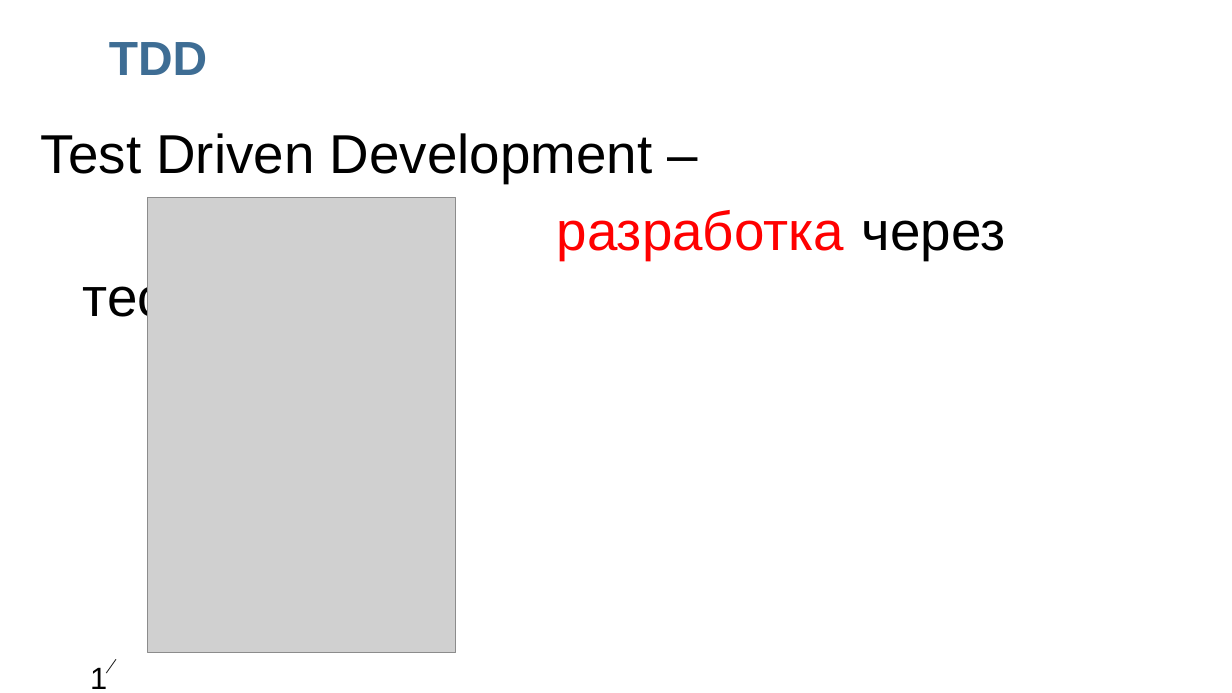
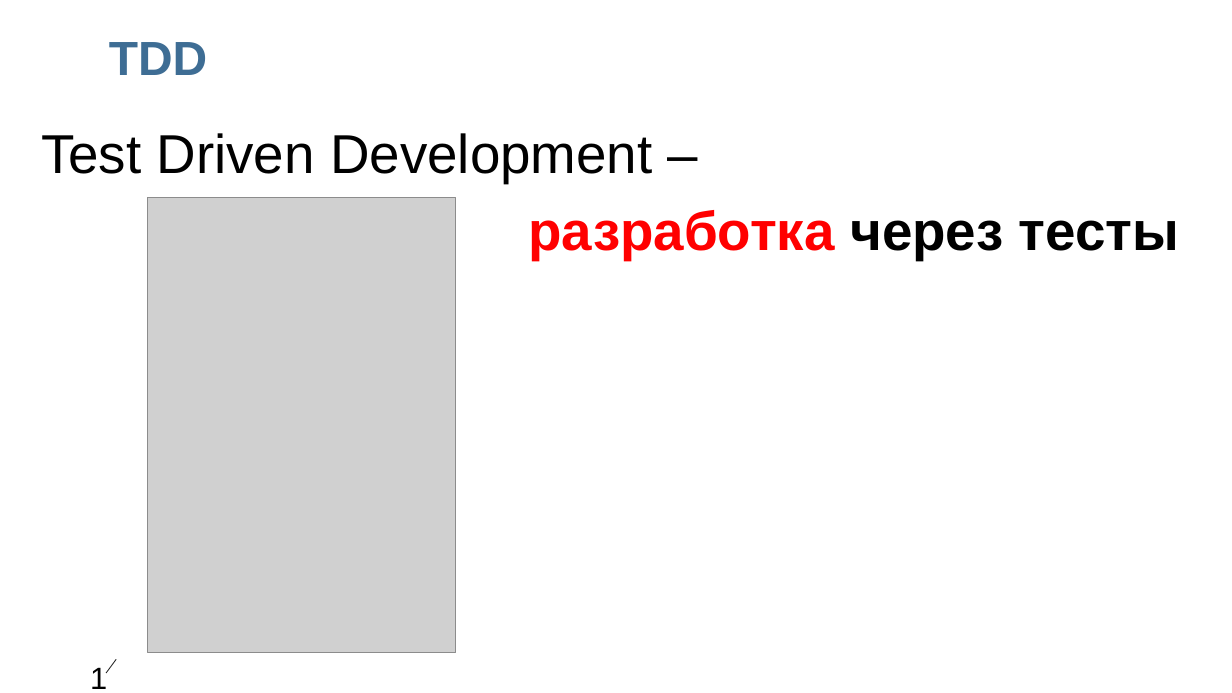
Before and after one commit to livekazan/unitUITest, a slide deck: slide 11 of Unit_UI_Test.ppt. Drawn at 1232x693 pixels with LibreOffice and Linux fonts; fonts in the diff are those of the drawing; grey boxes stand for pictures; background and template pictures are left out. Boxes give left, top, right and bottom in pixels: in the first picture for what was removed or moved away, otherwise in the second. Text is boxed around its words. In the diff, an @@ line names an element or a change of style, - is before the commit and + after.

```diff
--- a/Unit_UI_Test.ppt
+++ b/Unit_UI_Test.ppt
@@ text in free at (x1=528, y1=210, x2=1180, y2=260): text changed; text colour #000000 to #FF0000; bold on @@
-разработка через тесты.
+разработка через тесты
```
Also in this commit, not shown: 11 other slides changed.
